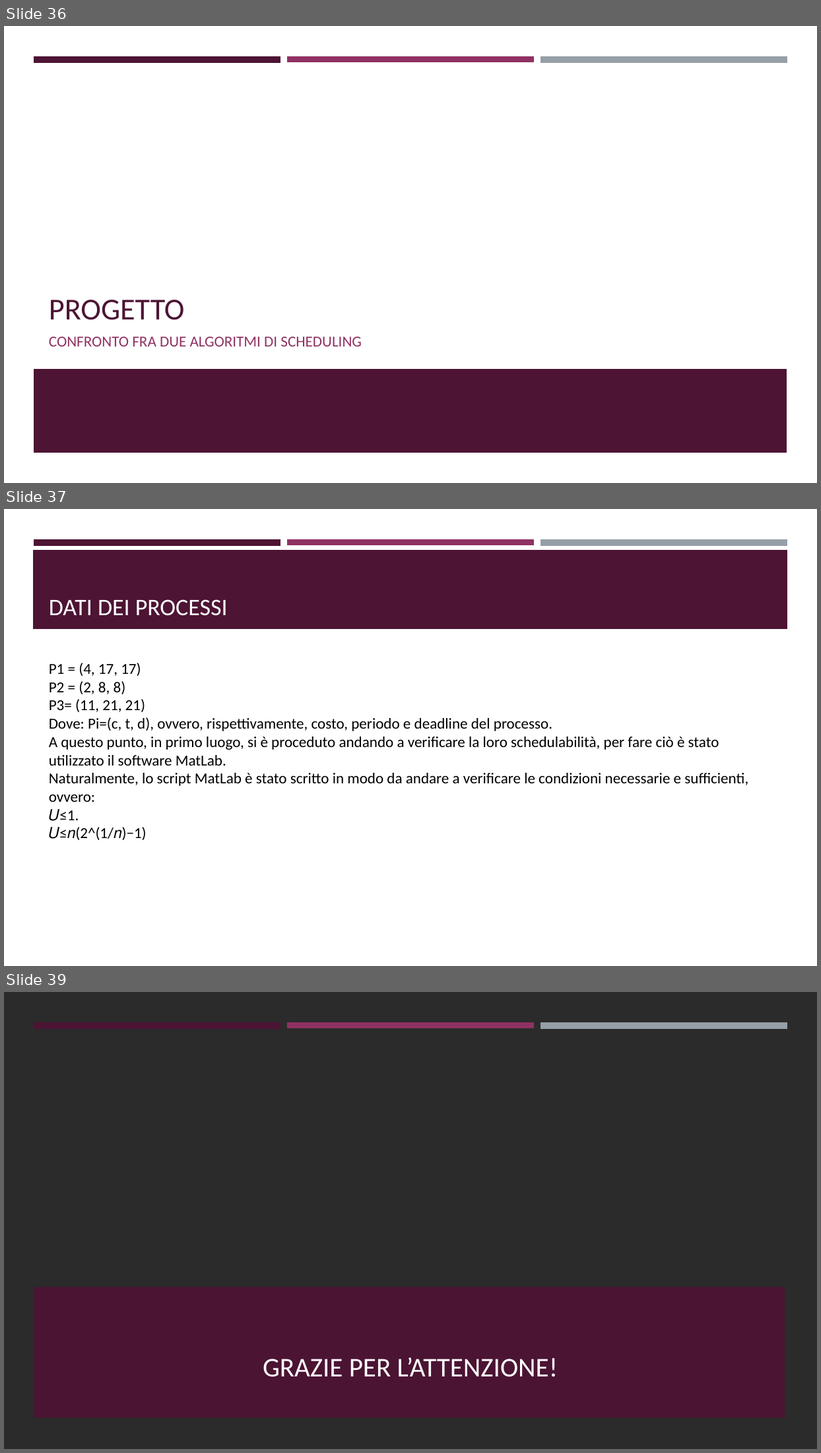
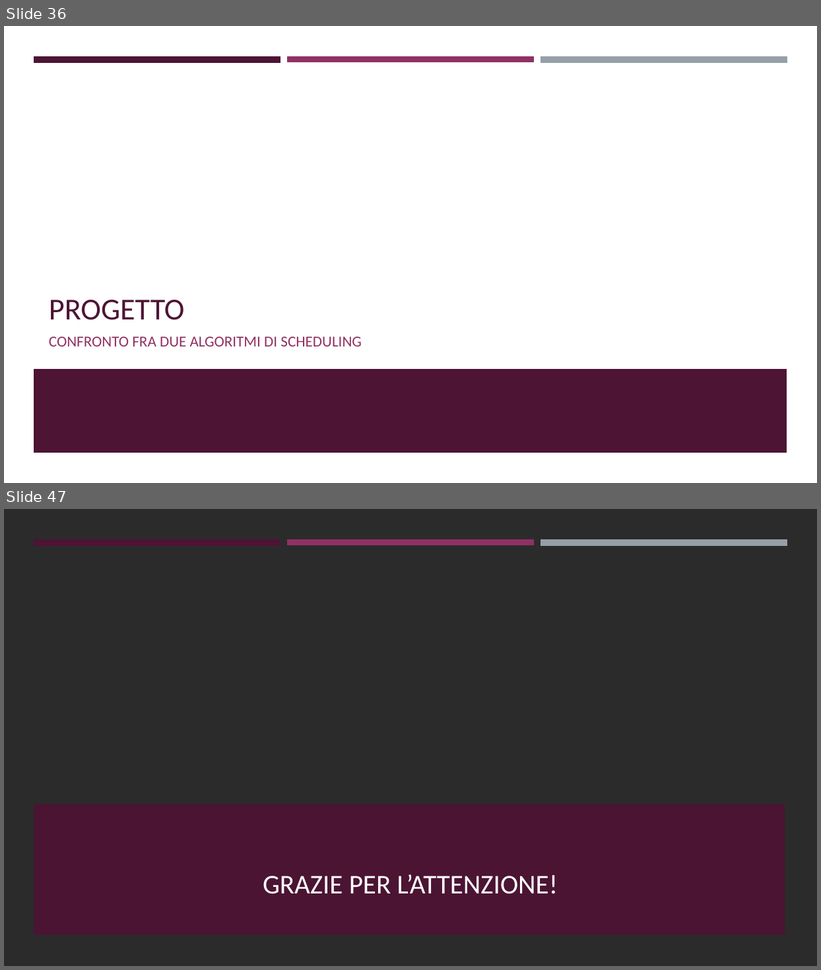
Before and after one commit to ivochan/SchedulingExercise, a slide deck: Algoritmi di scheduling real-time.odp. Shown one above the other, each under a label of ours: slides 36, 37 and 39 before the commit, slides 36 and 47 after it; the slides between them are not shown. The pictures are 821x1453 and 821x970 pixels, drawn with LibreOffice and Linux fonts; fonts in the diff are those of the drawing; background and template pictures are left out; a plain dark background stands for a picture behind light text. Boxes give left, top, right and bottom in pixels: in the first picture for what was removed or moved away, otherwise in the second. Text is boxed around its words. In the diff, an @@ line names an element or a change of style, - is before the commit and + after.

Commit message:
revisione dello script per il calcolo di U e modifiche a readme e presentazione

```diff
--- a/Algoritmi di scheduling real-time.odp
+++ b/Algoritmi di scheduling real-time.odp
@@ slide 37 removed at [4,509,817,966], background #FFFFFF; not listed: 3 template elements that a slide beside it also shows @@
@@ freeform shape removed at [33,550,788,629] @@
@@ title removed at [49,599,228,616] @@
-DATI DEI PROCESSI
@@ text removed at [49,663,748,840] @@
-P1 = (4, 17, 17)
-P2 = (2, 8, 8)
-P3= (11, 21, 21)
-Dove: Pi=(c, t, d), ovvero, rispettivamente, costo, periodo e deadline del processo.
-A questo punto, in primo luogo, si è proceduto andando a verificare la loro schedulabilità, per fare ciò è stato utilizzato il software MatLab.
-Naturalmente, lo script MatLab è stato scritto in modo da andare a verificare le condizioni necessarie e sufficienti, ovvero:
-𝑈≤1.
-𝑈≤𝑛(2^(1/𝑛)−1)
@@ what was slide 39 is now slide 47 @@
```
Also in this commit, not shown: 10 slides added, 1 other slide removed, 5 other files.
